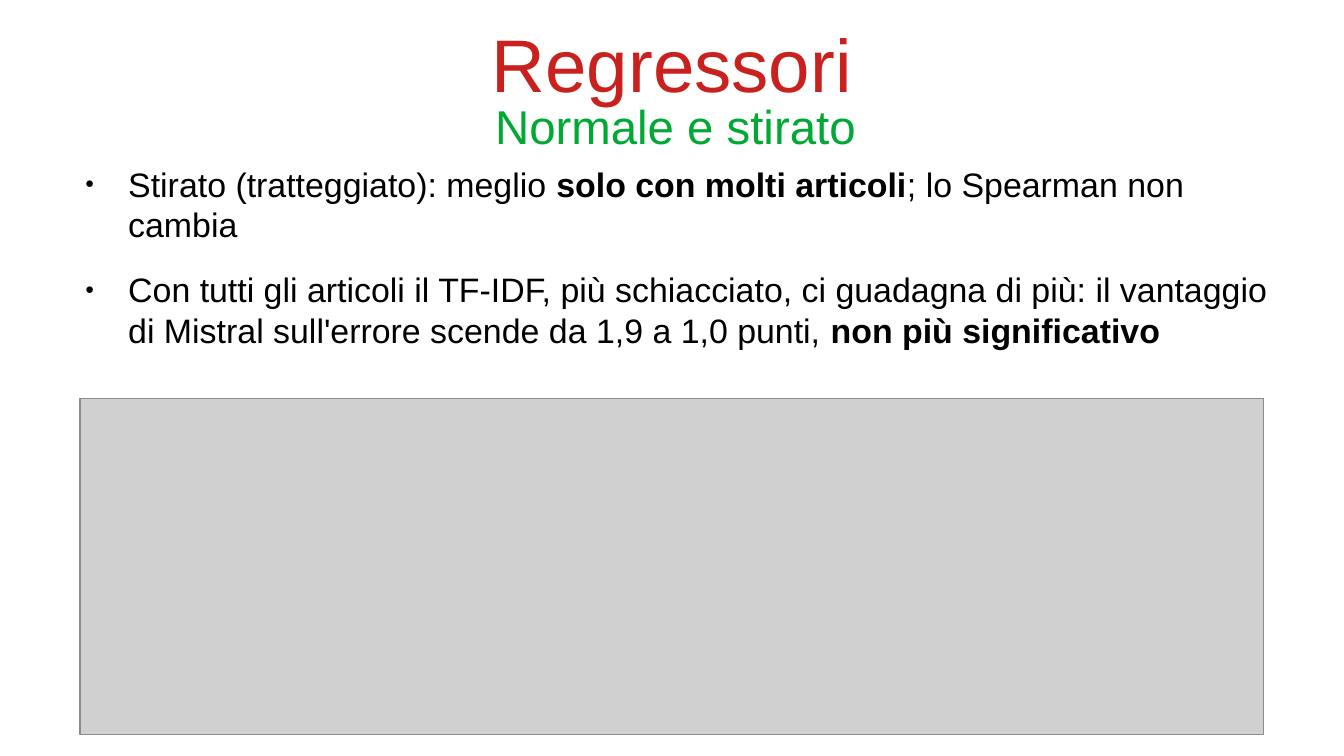
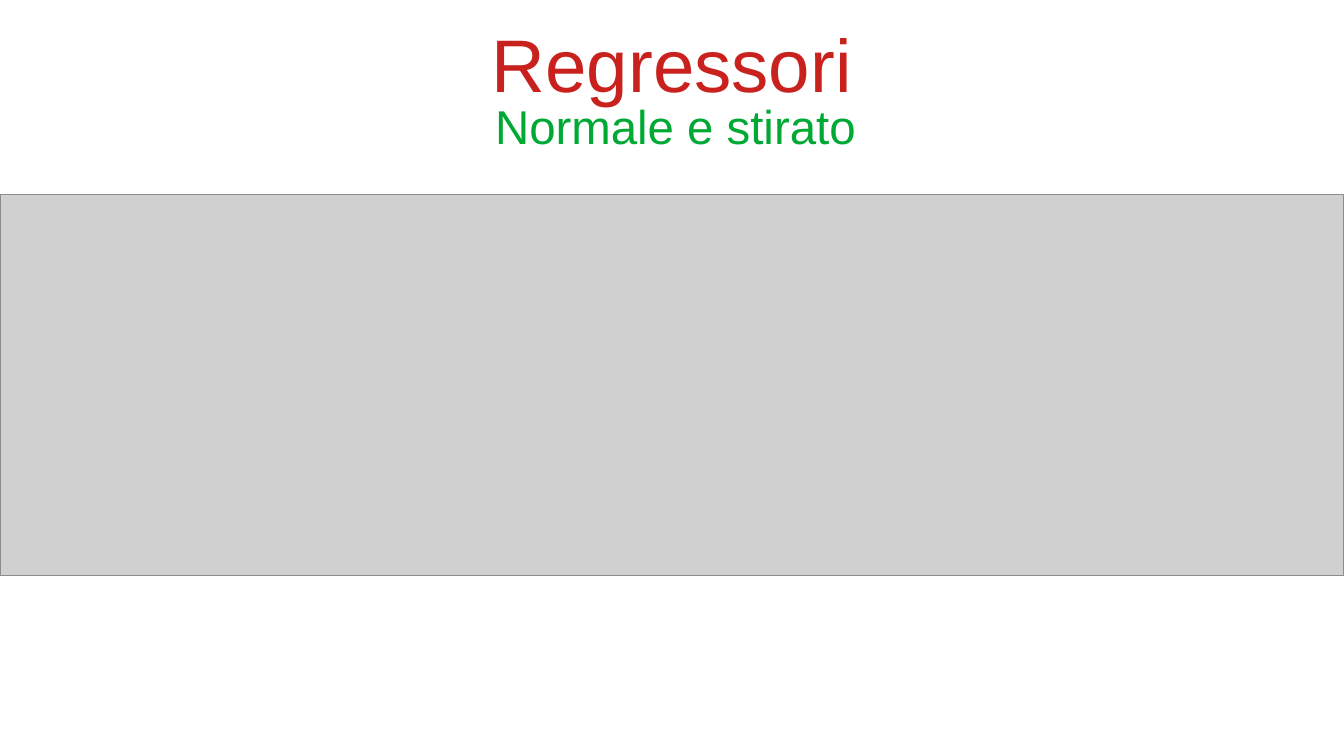
Before and after one commit to bianchi-john/PublisherClassification, a slide deck: slide 44 of Presentazioni/Stato finale/FinalState.odp (slide 35 before the commit). Drawn at 1344x756 pixels with LibreOffice and Linux fonts; fonts in the diff are those of the drawing; grey boxes stand for pictures. Boxes give left, top, right and bottom in pixels: in the first picture for what was removed or moved away, otherwise in the second. Text is boxed around its words. In the diff, an @@ line names an element or a change of style, - is before the commit and + after.

```diff
--- a/Presentazioni/Stato finale/FinalState.odp
+++ b/Presentazioni/Stato finale/FinalState.odp
@@ text removed at (128,172,1267,349) @@
-● Stirato (tratteggiato): meglio solo con molti articoli; lo Spearman non cambia
-● Con tutti gli articoli il TF-IDF, più schiacciato, ci guadagna di più: il vantaggio di Mistral sull'errore scende da 1,9 a 1,0 punti, non più significativo
@@ picture: place and size @@
-picture at (80,399,1265,735)
+picture at (0,194,1344,576)
```
Also in this commit, not shown: 9 other slides changed, 18 slides added, 4 slides removed, 43 other files.
